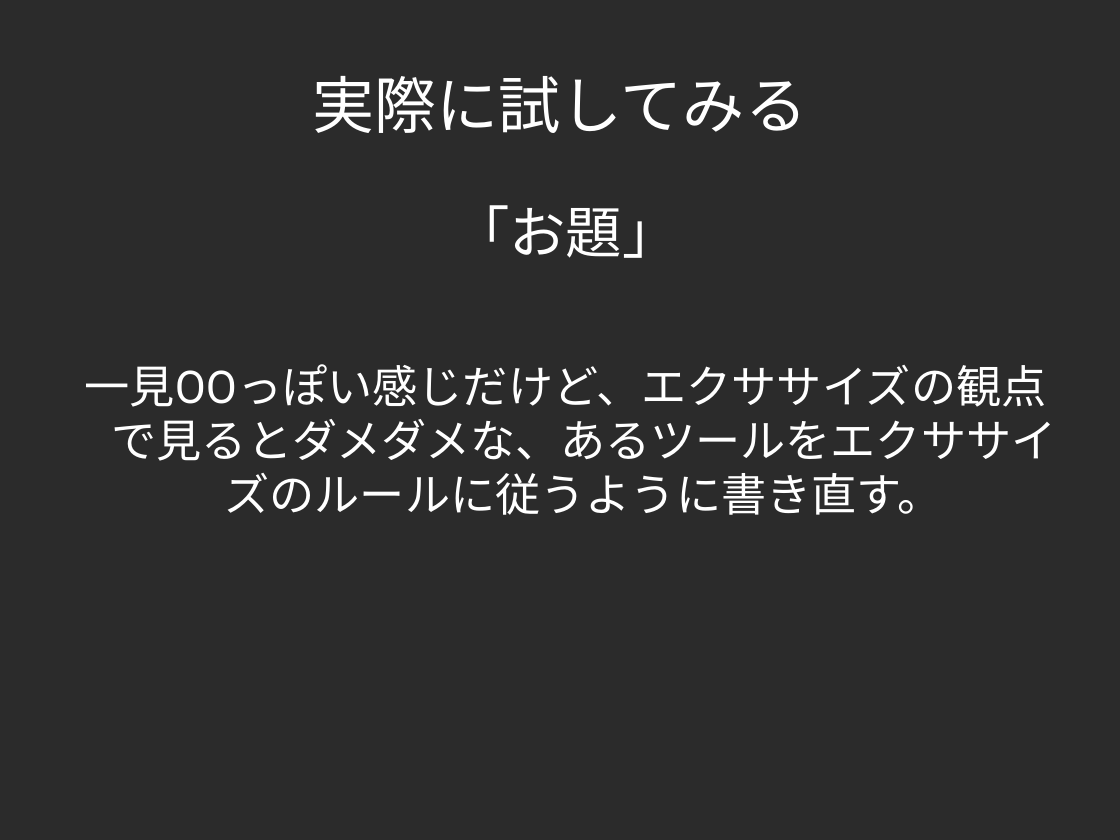
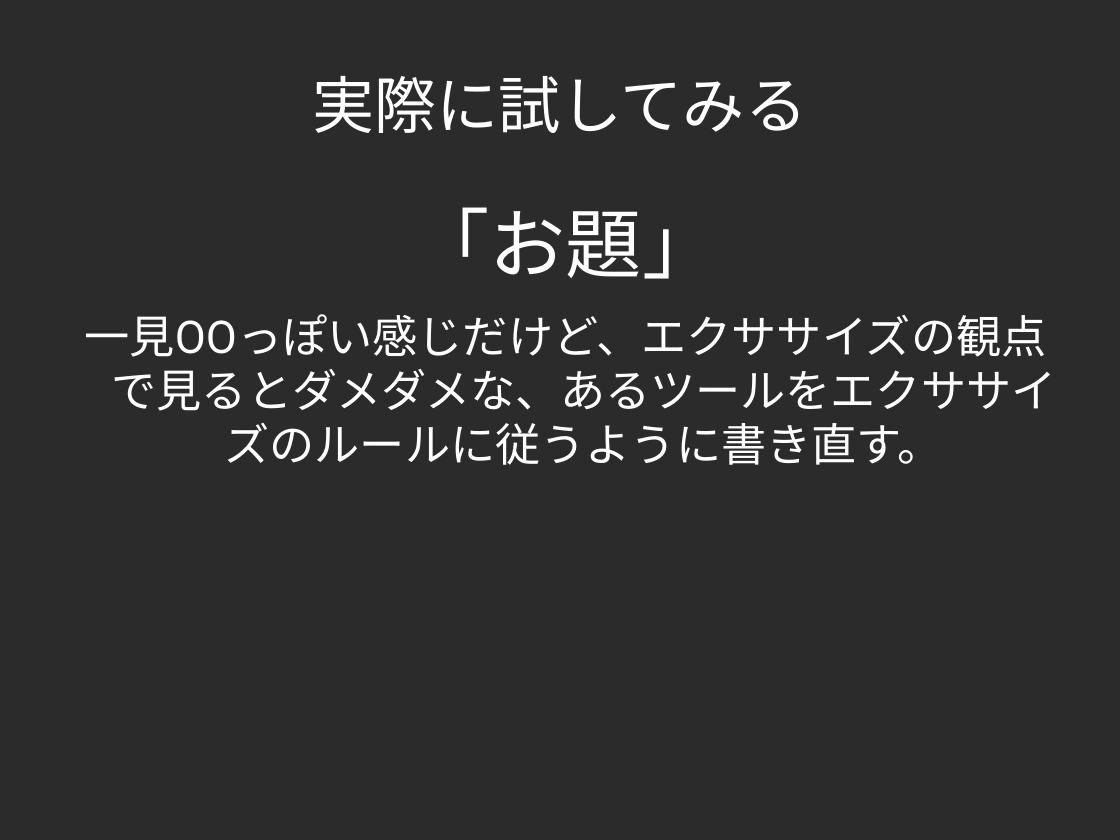
Before and after one commit to yojik/yojik-lib, a slide deck: slide 7 of 2009devsumi/oo_exercise/doc/devsum.odp. Drawn at 1120x840 pixels with LibreOffice and Linux fonts; fonts in the diff are those of the drawing; background and template pictures are left out; a plain dark background stands for a picture behind light text. Boxes give left, top, right and bottom in pixels: in the first picture for what was removed or moved away, otherwise in the second. Text is boxed around its words. In the diff, an @@ line names an element or a change of style, - is before the commit and + after.

```diff
--- a/2009devsumi/oo_exercise/doc/devsum.odp
+++ b/2009devsumi/oo_exercise/doc/devsum.odp
@@ text at box(413, 207, 718, 279): size 40 to 54 pt in "「お題」" @@
```
Also in this commit, not shown: 8 other slides changed, 8 slides added, 4 slides removed.
